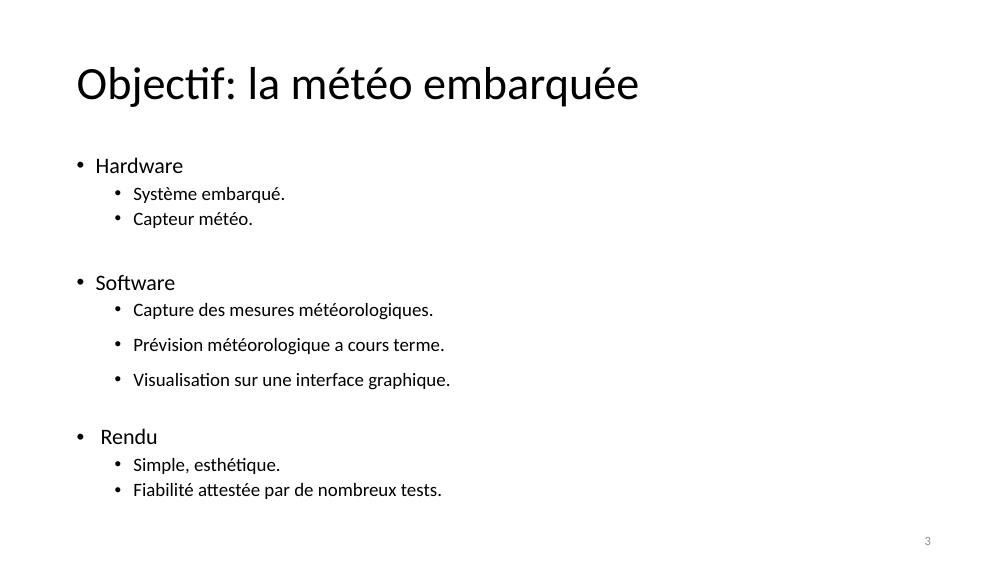
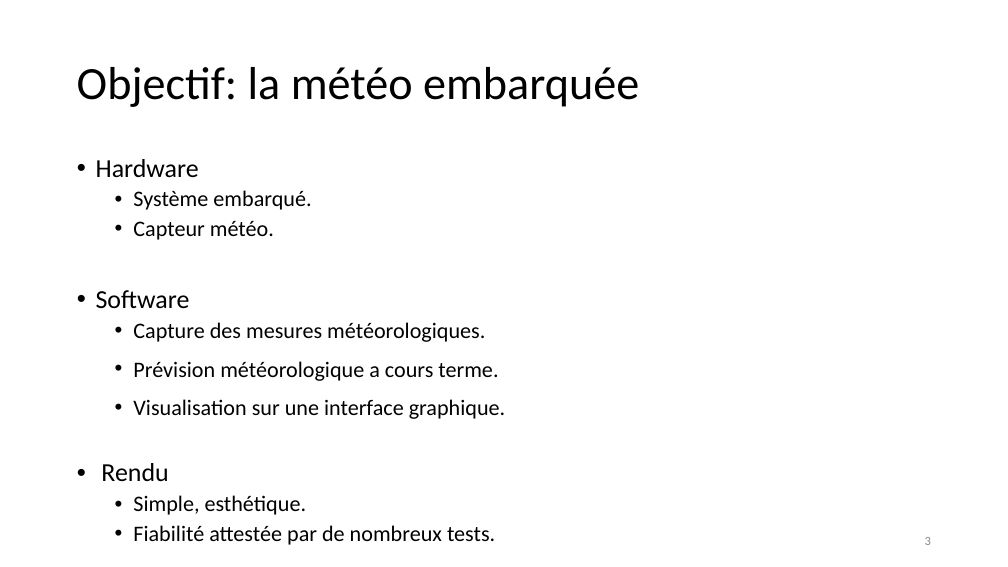
Before and after one commit to jeromelane/WeatherCheckingRpi, a slide deck: slide 3 of weathercheckingrpi/doc/Presentations/projet_meteo_JL_KG_23042019v3.pptx. Drawn at 1008x567 pixels with LibreOffice and Linux fonts; fonts in the diff are those of the drawing. Boxes give left, top, right and bottom in pixels: in the first picture for what was removed or moved away, otherwise in the second. Text is boxed around its words. In the diff, an @@ line names an element or a change of style, - is before the commit and + after.

```diff
--- a/weathercheckingrpi/doc/Presentations/projet_meteo_JL_KG_23042019v3.pptx
+++ b/weathercheckingrpi/doc/Presentations/projet_meteo_JL_KG_23042019v3.pptx
@@ text "Hardware" at bbox=[96, 159, 506, 545]: size 21 to 24.6 pt in "Hardware", "Software", "Rendu"; size 18 to 21.1 pt @@
```
Also in this commit, not shown: 14 other slides changed, 9 other files.
